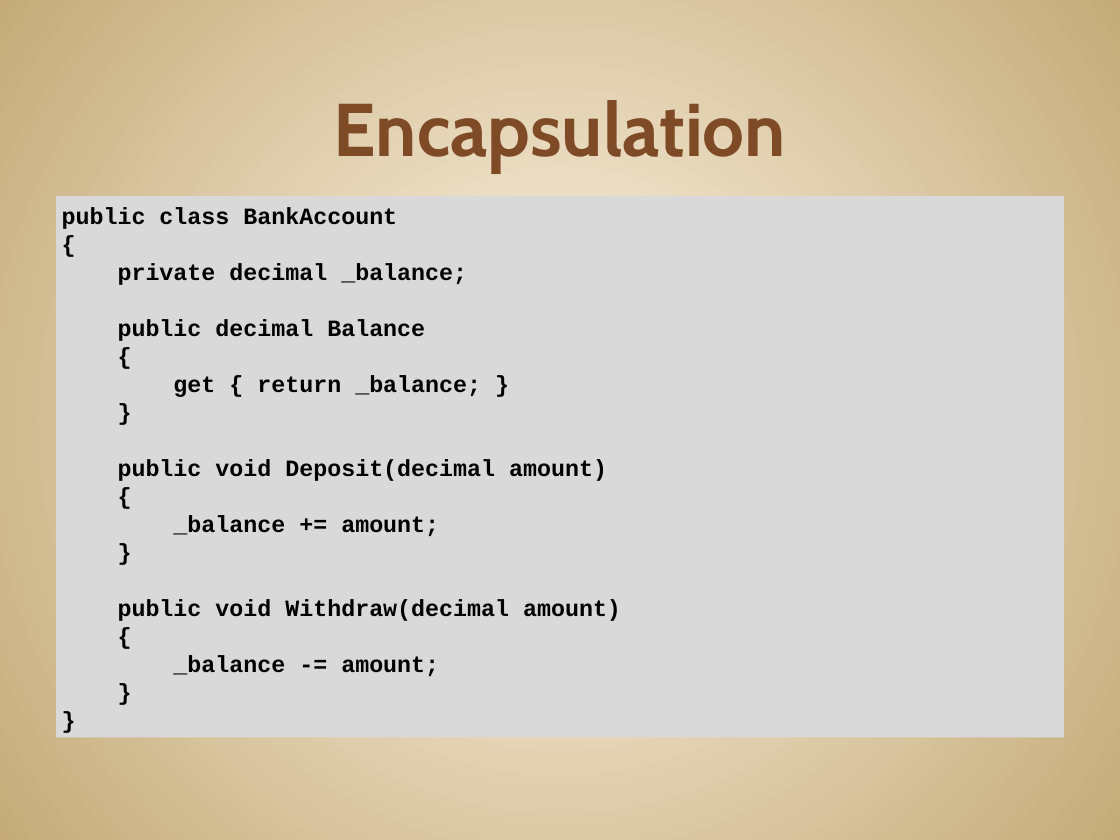
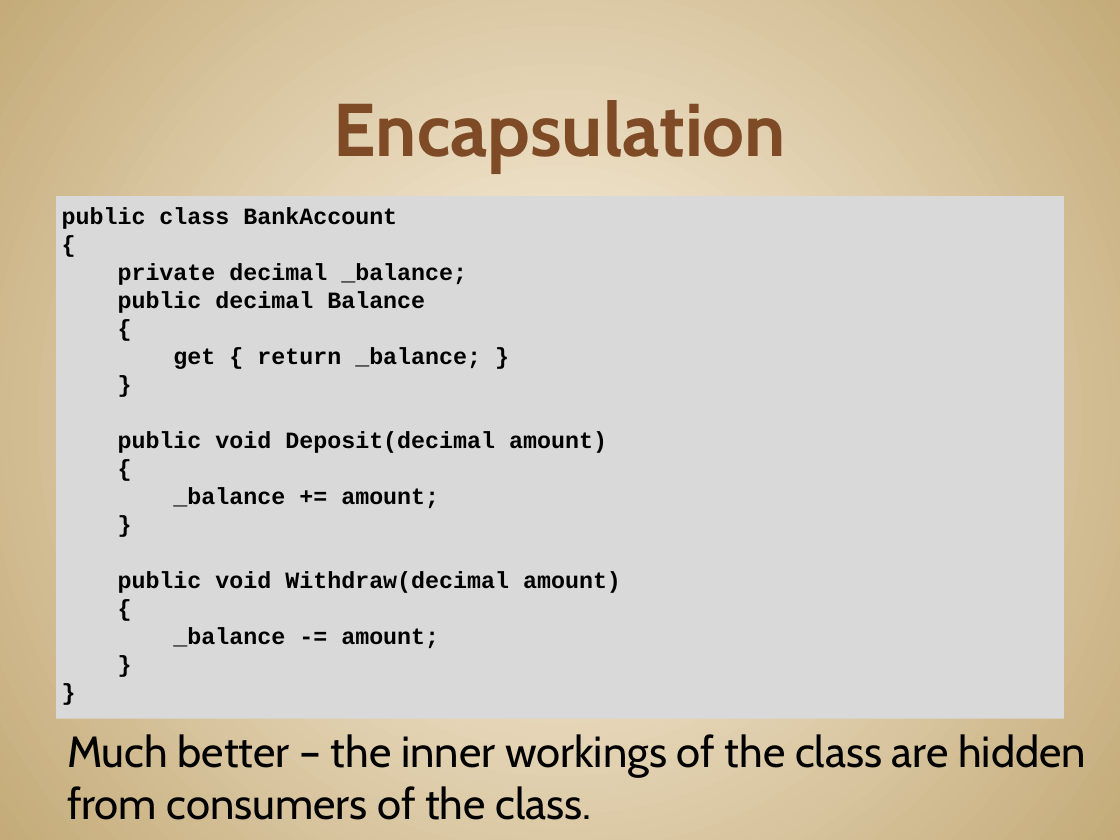
Before and after one commit to JonKruger/oop-solid-sample, a slide deck: slide 20 of slides/OOP-SOLID-CodeMash.pptx (slide 19 before the commit). Drawn at 1120x840 pixels with LibreOffice and Linux fonts; fonts in the diff are those of the drawing. Boxes give left, top, right and bottom in pixels: in the first picture for what was removed or moved away, otherwise in the second. Text is boxed around its words. In the diff, an @@ line names an element or a change of style, - is before the commit and + after.

Commit message:
added more to encapsulation example

```diff
--- a/slides/OOP-SOLID-CodeMash.pptx
+++ b/slides/OOP-SOLID-CodeMash.pptx
@@ text "public class BankAccount": place and size @@
-text "public class BankAccount" at (56,196,1064,737)
+text "public class BankAccount" at (56,196,1064,719)
@@ text added at (67,734,1086,820), 28 pt, text #000000 @@
+Much better – the inner workings of the class are hidden from consumers of the class.
```
Also in this commit, not shown: 3 other slides changed, 1 slide added.
